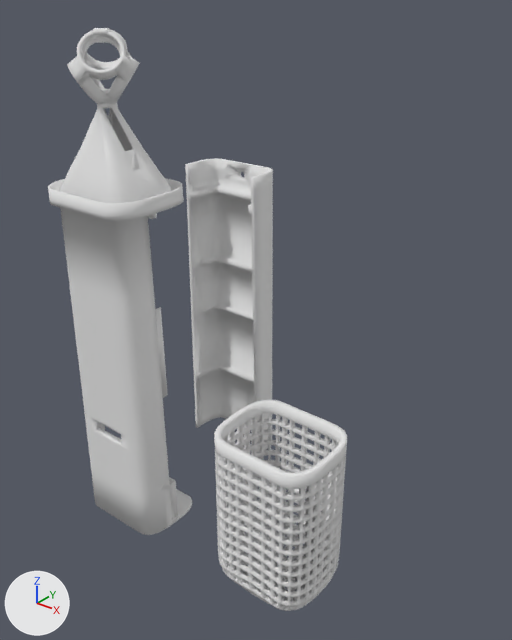
The OBJ model 3D/3part-micrephone-for-resin-printer.obj: old version first, new version second.
One viewpoint serves both versions: a camera (50 mm lens) standing at (133.0, -150.4, 176.2) and looking at (6.4, 7.8, 78.2). The axes (+X, +Y, +Z) are drawn at lower left. The lights are the same throughout. Where no turn or scale is listed for an object, it has been applied to the vertices.

Names of what the first picture shows: 'mic009', 'net_shield', 'squar_cover001'.
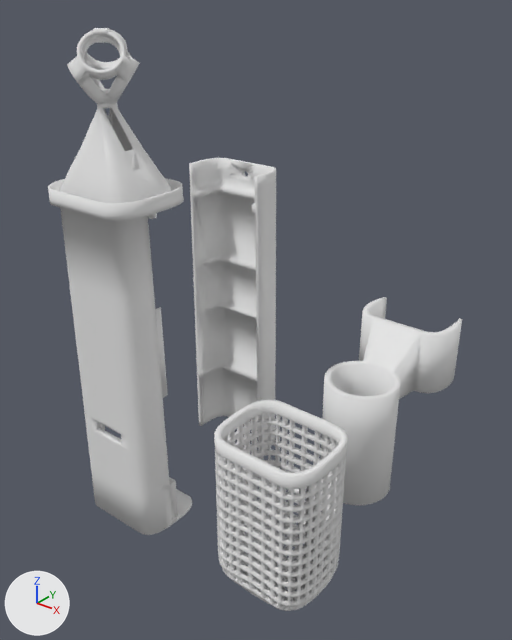
Where the change shows, as pixel boxes (x1, y1, x2, y2) in the pictures (512 x 640 px):
'squar_cover001', mesh moved
    before: (185, 158, 273, 451)
    after: (189, 158, 276, 451)
'Tube001', added
    after: (320, 297, 462, 505)

Edits to the bpy script that builds the scene:
```text
Add mat_wire_088144225:
    mat_wire_088144225 = principled_material('wire_088144225')
    mat_wire_088144225.base_color = (0.8, 0.8, 0.8)  # white #e7e7e7
    mat_wire_088144225.roughness = 1.0
Change me_squar_cover001:
    where me_squar_cover001.from_pydata(...)  # 938 vertices, 909 faces; spans x -34.8..-3.0, y 19.8..33.8, z 13.3..119.5
    used by ob_squar_cover001; location = (0.0, 0.0, 0.0)
    me_squar_cover001 part 1: the whole mesh is moved by (0.2, 1.6, 0.0)
Add me_tube001:
    me_tube001.from_pydata(...)  # 308 vertices, 308 faces; spans x 16.4..50.8, y 17.7..70.6, z 13.7..67.7
    me_tube001.materials.append(mat_wire_088144225)  # white #e7e7e7
Add ob_tube001:
    ob_tube001 = bpy.data.objects.new('Tube001', me_tube001)
    ob_tube001.location = (0.0, 0.0, 0.0)
```
